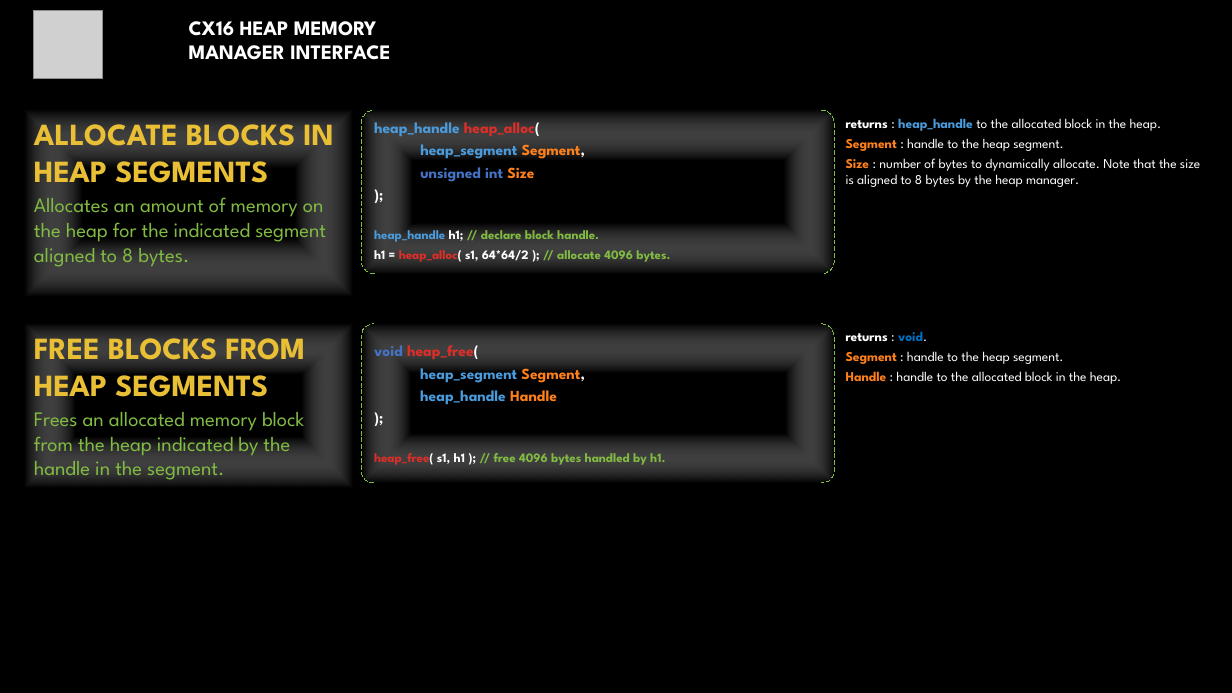
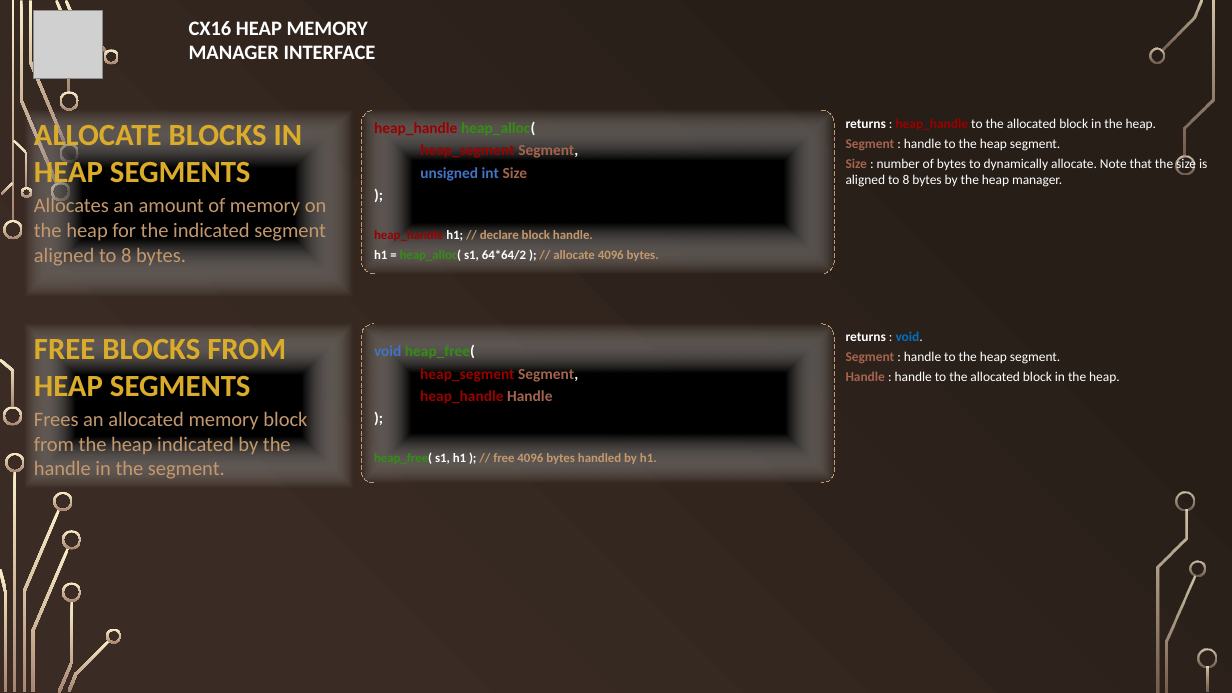
Before and after one commit to FlightControl-User/x16-code, a slide deck: slide 10 of x16-docs/CX16_Equinoxe.pptx (slide 6 before the commit). Drawn at 1232x693 pixels with LibreOffice and Linux fonts; fonts in the diff are those of the drawing; grey boxes stand for pictures; background and template pictures are left out. Boxes give left, top, right and bottom in pixels: in the first picture for what was removed or moved away, otherwise in the second. Text is boxed around its words. In the diff, an @@ line names an element or a change of style, - is before the commit and + after.

```diff
--- a/x16-docs/CX16_Equinoxe.pptx
+++ b/x16-docs/CX16_Equinoxe.pptx
@@ background #000000 to gradient #271E18 to #3B2C24 @@
@@ text "CX16 HEAP MEMORY MANAGER INTERFACE" at [189,21,376,59]: font League Spartan to Calibri @@
@@ rectangle "ALLOCATE BLOCKS IN HEAP SEGMENTS" at [25,110,352,297]: font League Spartan to Calibri; text colour #E9BF35 to #DBAC29 in "ALLOCATE BLOCKS IN HEAP SEGMENTS"; text colour #81BB42 to #C3986D in "Allocates an amount of memory on the ..." @@
@@ bracket pair "heap_handle heap_alloc(" at [361,110,835,274]: font League Spartan to Calibri; text colour #4A9BDC to #9A0000 in "heap_handle", "heap_segment", "heap_handle"; text colour #DF2E28 to #338F13 in "heap_alloc(", "heap_alloc("; text colour #FE801A to #A5644E in "Segment,", "Size"; text colour #81BB42 to #C3986D in "// declare block handle.", "// allocate 4096 bytes."; outline #81BB42 0.75 pt dashed to #C3986D 0.75 pt dashed @@
@@ text "returns : heap_handle to the ..." at [846,118,1207,187]: font League Spartan to Calibri; text colour #4A9BDC to #9A0000 in "heap_handle"; text colour #FE801A to #A5644E in "Segment", "Size" @@
@@ rectangle "FREE BLOCKS FROM HEAP SEGMENTS" at [25,323,352,487]: font League Spartan to Calibri; text colour #E9BF35 to #DBAC29 in "FREE BLOCKS FROM HEAP SEGMENTS"; text colour #81BB42 to #C3986D in "Frees an allocated memory block from the ..." @@
@@ bracket pair "void heap_free(" at [361,323,835,482]: font League Spartan to Calibri; text colour #DF2E28 to #338F13 in "heap_free(", "heap_free("; text colour #4A9BDC to #9A0000 in "heap_segment", "heap_handle"; text colour #FE801A to #A5644E in "Segment,", "Handle"; text colour #81BB42 to #C3986D in "// free 4096 bytes handled by h1."; outline #81BB42 0.75 pt dashed to #C3986D 0.75 pt dashed @@
@@ text "returns : void." at [846,331,1120,383]: font League Spartan to Calibri; text colour #FE801A to #A5644E in "Segment", "Handle" @@
@@ group added at [0,0,1217,693]: 33 freeform shapes, 3 rectangles @@
```
Also in this commit, not shown: 13 other slides changed, 5 slides added, 1 slide removed, 16 other files.
